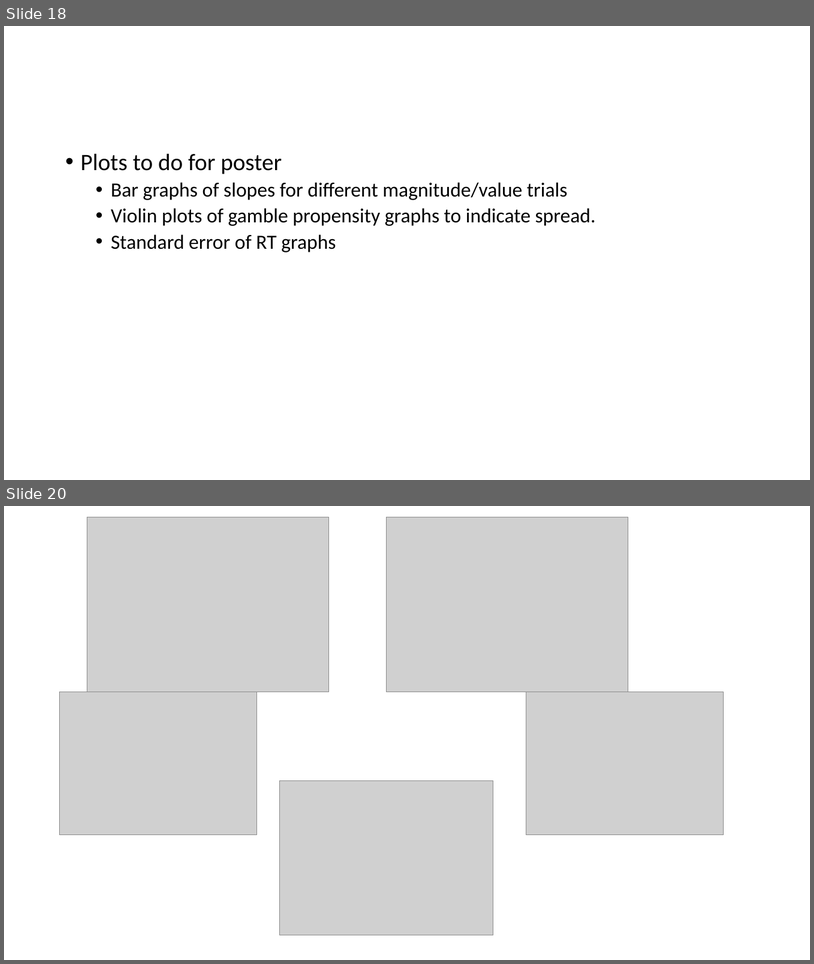
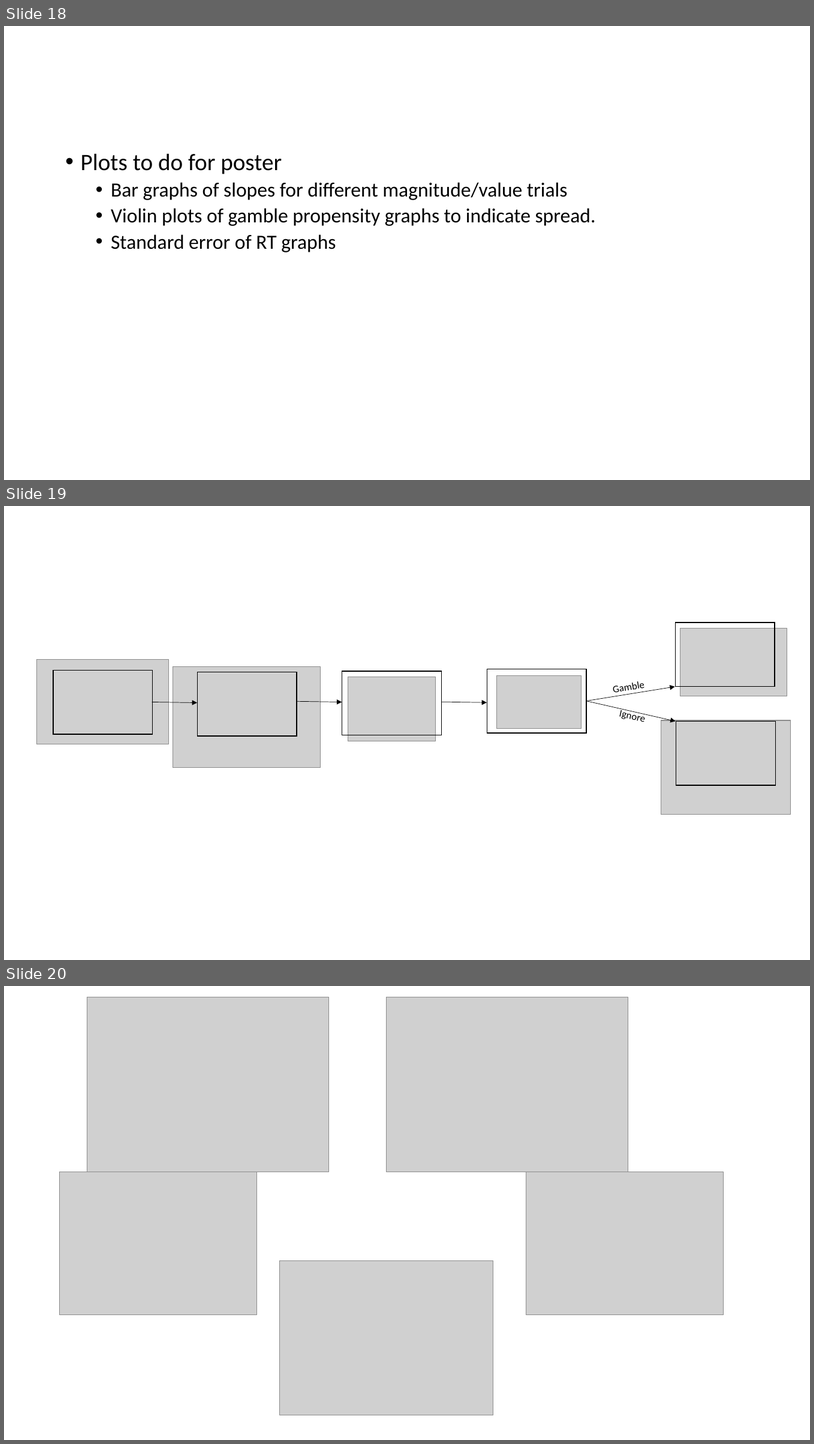
Before and after one commit to gpagnier/rampAnalysis, a slide deck: RampV03Presentation.pptx. Shown one above the other, each under a label of ours: slides 18 and 20 before the commit, slides 18, 19 and 20 after it; the slides between them are not shown. The pictures are 814x964 and 814x1444 pixels, drawn with LibreOffice and Linux fonts; fonts in the diff are those of the drawing; grey boxes stand for pictures. Boxes give left, top, right and bottom in pixels: in the first picture for what was removed or moved away, otherwise in the second. Text is boxed around its words. In the diff, an @@ line names an element or a change of style, - is before the commit and + after.

```diff
--- a/RampV03Presentation.pptx
+++ b/RampV03Presentation.pptx
@@ slide 19 added at (4,506,810,960), background #FFFFFF @@
@@ rectangle added at (676,622,776,686), outline #000000 1 pt @@
@@ picture added at (680,628,787,696) @@
@@ picture added at (36,660,169,744) @@
@@ picture added at (173,666,320,767) @@
@@ rectangle added at (53,670,152,734), outline #000000 1 pt @@
@@ rectangle added at (198,672,297,736), outline #000000 1 pt @@
@@ rectangle added at (342,671,441,735), outline #000000 1 pt @@
@@ picture added at (348,676,437,741) @@
@@ rectangle added at (488,669,587,733), outline #000000 1 pt @@
@@ picture added at (497,675,582,728) @@
@@ text added at (614,681,645,696), 12 pt, text #000000 @@
+Gamble
@@ arrow added from (152, 702) to (197, 703), #000000 0.5 pt @@
@@ arrow added from (297, 702) to (342, 702), #000000 0.5 pt @@
@@ arrow added from (442, 702) to (488, 703), #000000 0.5 pt @@
@@ arrow added from (587, 701) to (675, 687), #000000 0.5 pt @@
@@ arrow added from (587, 701) to (676, 721), #000000 0.5 pt @@
@@ text added at (619,708,645,722), 12 pt, text #000000 @@
+Ignore
@@ picture added at (662,720,791,814) @@
@@ rectangle added at (677,721,776,786), outline #000000 1 pt @@
```
Also in this commit, not shown: 2 other slides added, 1 slide removed, 3 other files.
